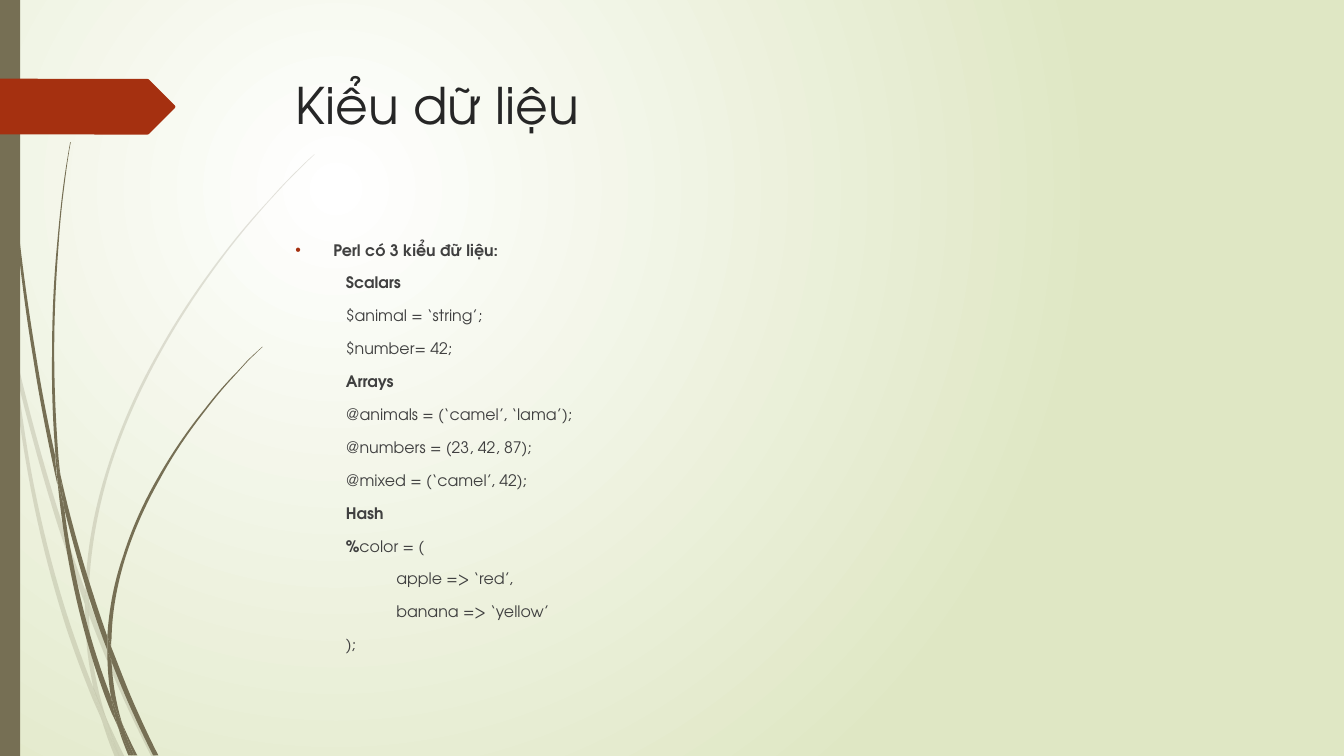
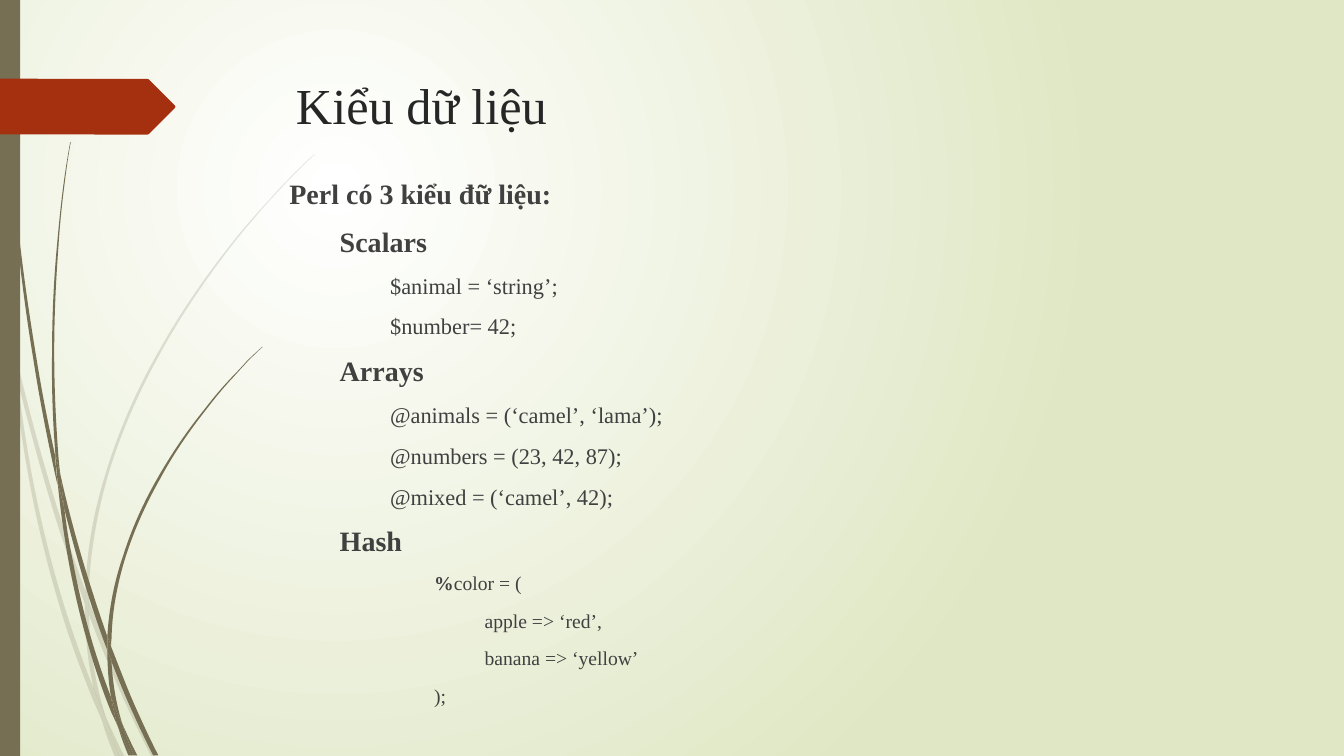
Before and after one commit to LeQuocHuy1234/perlexample, a slide deck: slide 4 of perl.pptx (slide 5 before the commit). Drawn at 1344x756 pixels with LibreOffice and Linux fonts; fonts in the diff are those of the drawing. Boxes give left, top, right and bottom in pixels: in the first picture for what was removed or moved away, otherwise in the second. Text is boxed around its words. In the diff, an @@ line names an element or a change of style, - is before the commit and + after.

```diff
--- a/perl.pptx
+++ b/perl.pptx
@@ title "Kiểu dữ liệu" at bbox=[296, 87, 546, 133]: font TeX Gyre Adventor to Times New Roman @@
@@ text "Perl có 3 kiểu đữ ...": place and size @@
-text "Perl có 3 kiểu đữ ..." at bbox=[333, 239, 573, 620]
+text "Perl có 3 kiểu đữ ..." at bbox=[289, 183, 663, 669]
@@ text "Perl có 3 kiểu đữ ..." at bbox=[289, 183, 663, 669]: size 11.2 to 20 pt in "Perl có 3 kiểu đữ liệu:", "Scalars", "Arrays", "Hash"; font TeX Gyre Adventor to Times New Roman; size 11.2 to 16 pt in "$animal = ‘string’;", "$number= 42;", "@animals = (‘camel’, ‘lama’);", "@numbers = (23, 42, 87);" and 1 more places; size 11.2 to 14 pt in "%color = (", "apple => ‘red’,", "banana => ‘yellow’", ");"; bullet • to none; list level 1 to 2 in "%color = ("; list level 1 to 2 in "apple => ‘red’,"; list level 1 to 2 in "banana => ‘yellow’"; list level 1 to 2 in ");" @@
```
Also in this commit, not shown: 5 other slides changed, 8 slides added, 2 slides removed, 8 other files.
